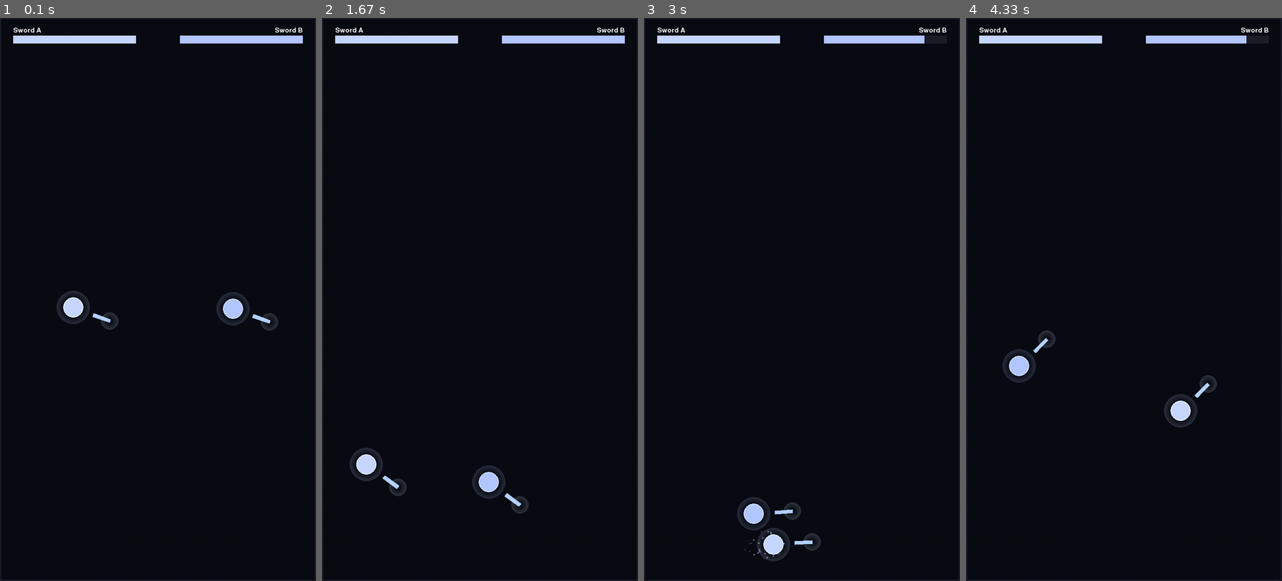
Above: before the commit, frames 1-4 (left to right).
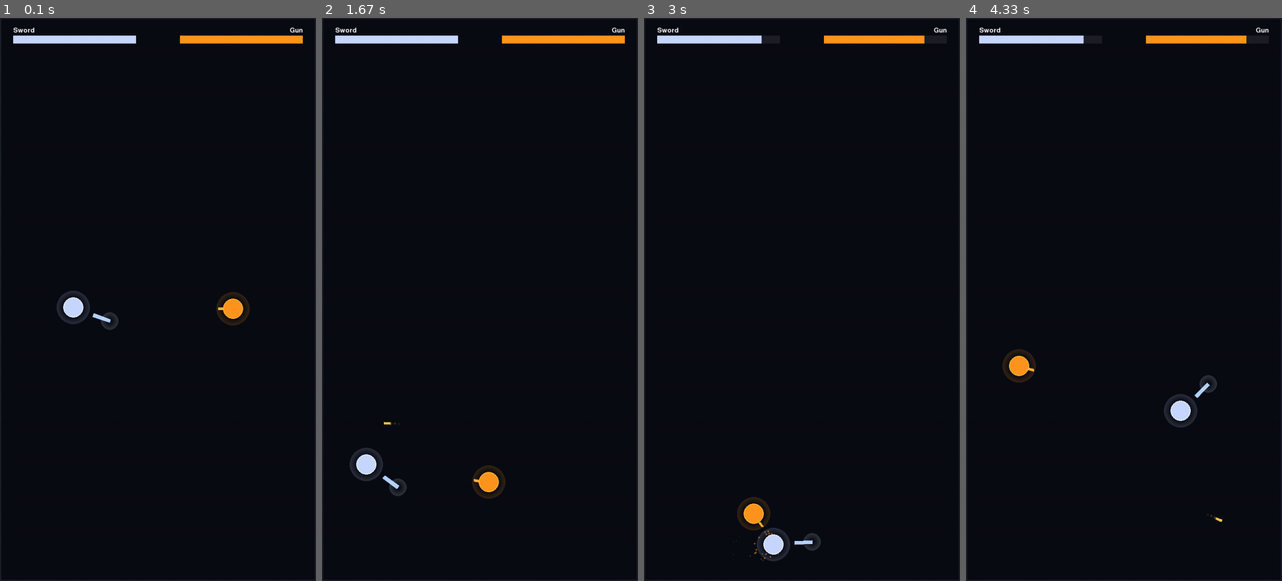
Above: after the commit, the same moments.

Repository: dstevenb07/PygameSimV1
Game: pygame game, started from main.py
The game is run twice, just before and just after one commit, with the same random seed, the same clock (stepped at 60 frames per second) and the same inputs.
Inputs:
- Up to frame 1 (0.1 s): no input
- Up to frame 2 (1.67 s): no input
- Up to frame 3 (3 s): no input
- Up to frame 4 (4.33 s): no input

The runs differ from the first frame. In frame 1, 1.1% of the frame differs, in the area x 11-96%, y 1-56%; in frame 2, 1.1%; in frame 3, 1.2%, in the area x 11-96%, y 1-97%; in frame 4, 1.1%.

Commit message:
Phase 5: implement GunBall with bullet firing, bouncing, and hit detection
Adds Bullet class and full GunBall implementation — barrel tracks enemy
each frame via atan2, bullets fire on GUN_FIRE_INTERVAL countdown, move
and bounce off walls with renormalisation, despawn at max distance, hit
test against enemy with damage + particles + shake. Draws barrel line,
muzzle flash, oriented bullet polygons with fading trails. Swaps fighter_b
to GunBall for Sword vs Gun stress test.

https://claude.ai/code/session_01X11Di7bKCCdYDvWa7iTVzC

Diff:
--- a/ball_gun.py
+++ b/ball_gun.py
@@ -1,6 +1,102 @@
+import math
+import pygame
 from constants import *
 from ball_base import Ball
 
 
+class Bullet:
+    def __init__(self, pos, vel):
+        self.pos = pygame.math.Vector2(pos)
+        self.vel = pygame.math.Vector2(vel)
+        self.distance_travelled = 0.0
+        self.alive = True
+        self.trail = []  # last 4 positions
+
+
+def _bullet_polygon(pos, vel_dir, length, width):
+    perp = pygame.math.Vector2(-vel_dir.y, vel_dir.x) * (width / 2)
+    front = pos + vel_dir * (length / 2)
+    back = pos - vel_dir * (length / 2)
+    return [front + perp, front - perp, back - perp, back + perp]
+
+
 class GunBall(Ball):
-    pass
+    def __init__(self, pos, color, name):
+        super().__init__(pos, color, name)
+        self.fire_timer = GUN_FIRE_INTERVAL
+        self.bullets = []
+        self.barrel_angle = 0.0
+        self.muzzle_flash_frames = 0
+
+    def weapon_update(self, dt, enemy, particles, shake_state):
+        delta = enemy.pos - self.pos
+        self.barrel_angle = math.atan2(delta.y, delta.x)
+
+        self.fire_timer -= dt
+        if self.fire_timer <= 0:
+            self.fire_timer = GUN_FIRE_INTERVAL
+            self.muzzle_flash_frames = 3
+            direction = pygame.math.Vector2(
+                math.cos(self.barrel_angle), math.sin(self.barrel_angle)
+            )
+            spawn_pos = self.pos + direction * (BALL_RADIUS + 2)
+            self.bullets.append(Bullet(spawn_pos, direction * BULLET_SPEED))
+
+        for bullet in self.bullets:
+            bullet.trail.append(tuple(bullet.pos))
+            if len(bullet.trail) > 4:
+                bullet.trail.pop(0)
+
+            bullet.pos += bullet.vel
+            bullet.distance_travelled += BULLET_SPEED
+
+            if bullet.pos.x - 2 < 0 or bullet.pos.x + 2 > SCREEN_WIDTH:
+                bullet.vel.x *= -1
+                bullet.pos.x = max(2, min(SCREEN_WIDTH - 2, bullet.pos.x))
+            if bullet.pos.y - 2 < 0 or bullet.pos.y + 2 > SCREEN_HEIGHT:
+                bullet.vel.y *= -1
+                bullet.pos.y = max(2, min(SCREEN_HEIGHT - 2, bullet.pos.y))
+            bullet.vel = bullet.vel.normalize() * BULLET_SPEED
+
+            if bullet.distance_travelled >= BULLET_MAX_DISTANCE:
+                bullet.alive = False
+                continue
+
+            if enemy.alive and (enemy.pos - bullet.pos).length() < BALL_RADIUS + BULLET_HEIGHT / 2:
+                enemy.take_damage(BULLET_DAMAGE, bullet)
+                particles.emit_hit(bullet.pos, enemy.color)
+                particles.emit_bullet_spark(bullet.pos)
+                shake_state[0] = SCREEN_SHAKE_FRAMES
+                bullet.alive = False
+
+        self.bullets = [b for b in self.bullets if b.alive]
+
+    def weapon_draw(self, surface):
+        direction = pygame.math.Vector2(
+            math.cos(self.barrel_angle), math.sin(self.barrel_angle)
+        )
+        barrel_start = self.pos + direction * BALL_RADIUS
+        barrel_end = self.pos + direction * (BALL_RADIUS + 12)
+        pygame.draw.line(surface, (255, 180, 60),
+                         (int(barrel_start.x), int(barrel_start.y)),
+                         (int(barrel_end.x), int(barrel_end.y)), 6)
+
+        if self.muzzle_flash_frames > 0:
+            radius = (4 - self.muzzle_flash_frames) * 5
+            pygame.draw.circle(surface, (255, 240, 100),
+                                (int(barrel_end.x), int(barrel_end.y)), radius)
+            self.muzzle_flash_frames -= 1
+
+        for bullet in self.bullets:
+            if bullet.trail:
+                for i, trail_pos in enumerate(bullet.trail):
+                    alpha = int(80 * (i / len(bullet.trail)))
+                    r = 3
+                    s = pygame.Surface((r * 2, r * 2), pygame.SRCALPHA)
+                    pygame.draw.circle(s, (255, 200, 80, alpha), (r, r), r)
+                    surface.blit(s, (int(trail_pos[0]) - r, int(trail_pos[1]) - r))
+
+            if bullet.vel.length() > 0:
+                vel_dir = bullet.vel.normalize()
+                points = _bullet_polygon(bullet.pos, vel_dir, BULLET_WIDTH, BULLET_HEIGHT)
+                pygame.draw.polygon(surface, (255, 200, 80), points)
--- a/main.py
+++ b/main.py
@@ -28,12 +28,12 @@
     fighter_a = SwordBall(
         pos=(SCREEN_WIDTH // 4, SCREEN_HEIGHT // 2),
         color=(200, 215, 255),
-        name="Sword A"
+        name="Sword"
     )
-    fighter_b = SwordBall(
+    fighter_b = GunBall(
         pos=(3 * SCREEN_WIDTH // 4, SCREEN_HEIGHT // 2),
-        color=(180, 200, 255),
-        name="Sword B"
+        color=(255, 150, 30),
+        name="Gun"
     )
     # ------------------------------------------------------------------
 
